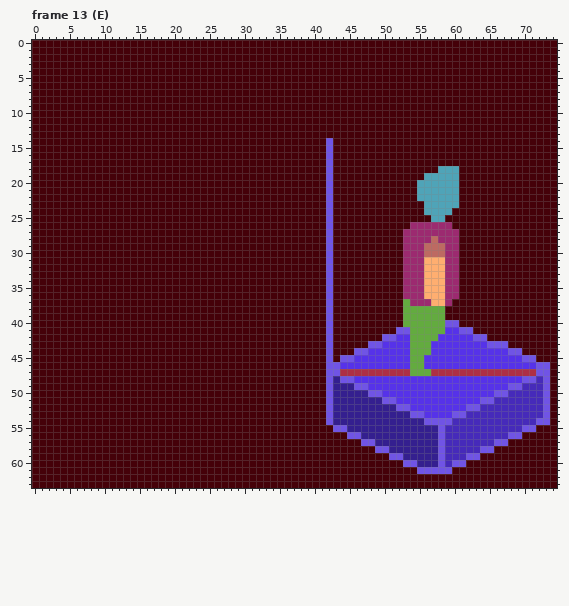
Edited in one commit: pixel-art file (Dibujo/Aseprite/Practicando/Humano/Boceto_Humano_Caminand_V2.aseprite). The picture above was drawn from the file before the commit.
75x64 pixels, 36 frames. Colours within 5 levels of each other are drawn and written as one. Shown: frame 13 (E). The commit also changed other frames, which this record leaves out.
After the commit:
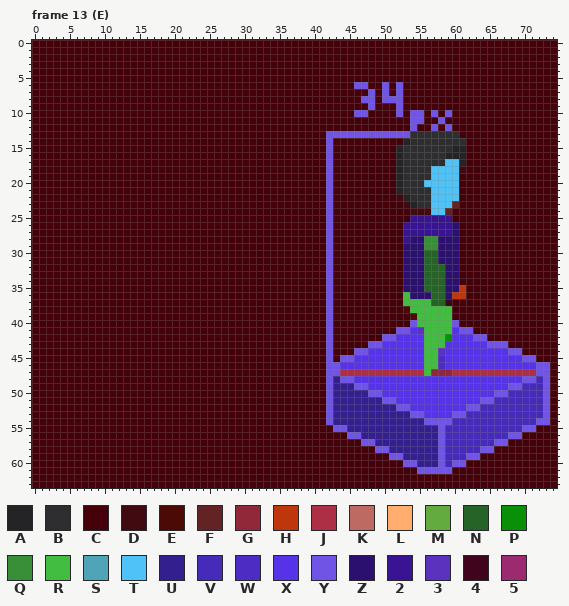
Palette (. is transparent): A #242426  B #2e2e30  C #450109  D #410910  E #4c0a07  F #632325  G #90283a  H #bf360c  J #ad2f45  K #bd6a62  L #ffae70  M #63ab3f  N #266326  P #0a8f08  Q #388f38  R #42bd41  S #4fa4b8  T #4fc3f7  U #341f8f  V #462aba  W #4c2cc2  X #5632e9  Y #7054e5  Z #2b1070  2 #381493  3 #5a32be  4 #40041c  5 #9c2a70
Change:
layer "Techo 34px" now shown
layer "Referencia" now shown
layer "Brazo Atras" now shown
Changed rows in their new state; - is an unchanged pixel.
Frame 13 (E):
first column x 42:
 6 ----YY--Y-Y---------
 7 ------Y-Y-Y---------
 8 -----YY-YYY---------
 9 ------Y---Y---------
10 ----YY----Y-YY-Y-Y--
11 ------------YY--Y---
12 ------------Y--Y-Y--
13 YYYYYYYYYYYYBBBBBBB-
14 -----------ABBBBBBBB
15 ----------ABBBBBBBAA
16 ----------ABBBBBBAAA
17 ----------ABBBBBBTTA
18 ----------ABBBBTTTTD
19 ----------ABBBBTTTT-
20 ----------ABBBTTTTT-
21 ----------ABBBBTTTT-
22 ----------DABBBTTTT-
23 -----------DABBTTTF-
24 ------------DDDTTF--
25 ------------222222--
26 -----------2222222Z-
27 -----------2222222Z-
28 -----------2ZZQQZZZ-
29 -----------ZZZQQZZZ-
30 -----------ZZZNNZZZ-
31 -----------ZZZNNZZZ-
32 -----------ZZZNNNZZ-
33 -----------ZZZNNNZZ-
34 -----------ZZZNNNZZ-
35 -----------ZZZNNNZZH
36 -----------RZZZNNZHH
37 -----------RRRRNN4--
38 -----------ERRRRRR--
39 -----------CERRRRR--
40 -----------CYRRRRR--
41 ------------X3RRRR--
42 ------------XXRRRP--
43 ------------XXRRR---
44 ------------XXRR3---
45 ------------XXRRW---
46 ------------XXRRW---
47 ------------JJRGGG--
Pixel boxes of the changes (left, top, right, bottom) in both pictures:
changed: (326, 82, 466, 376)
